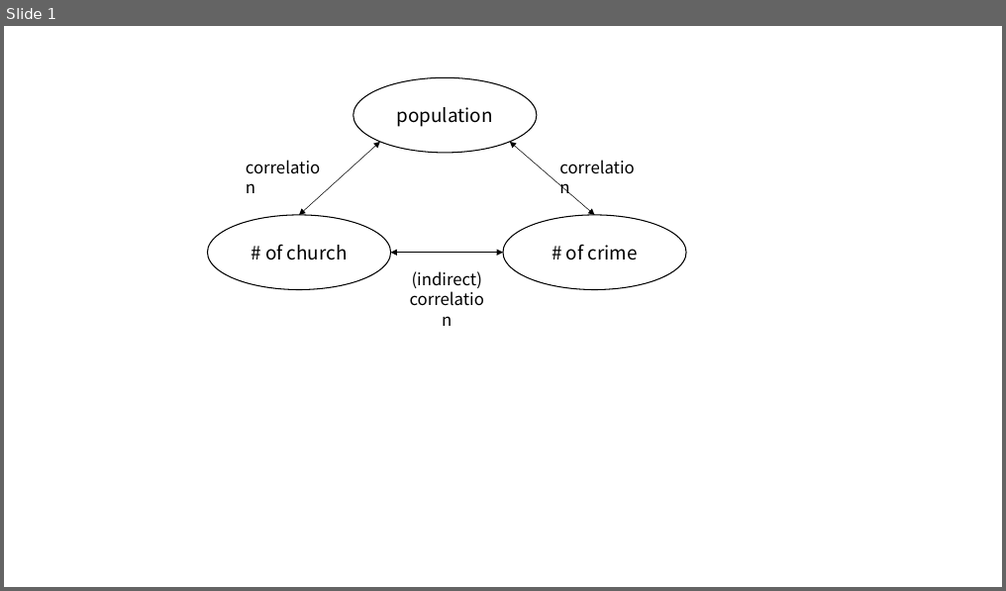
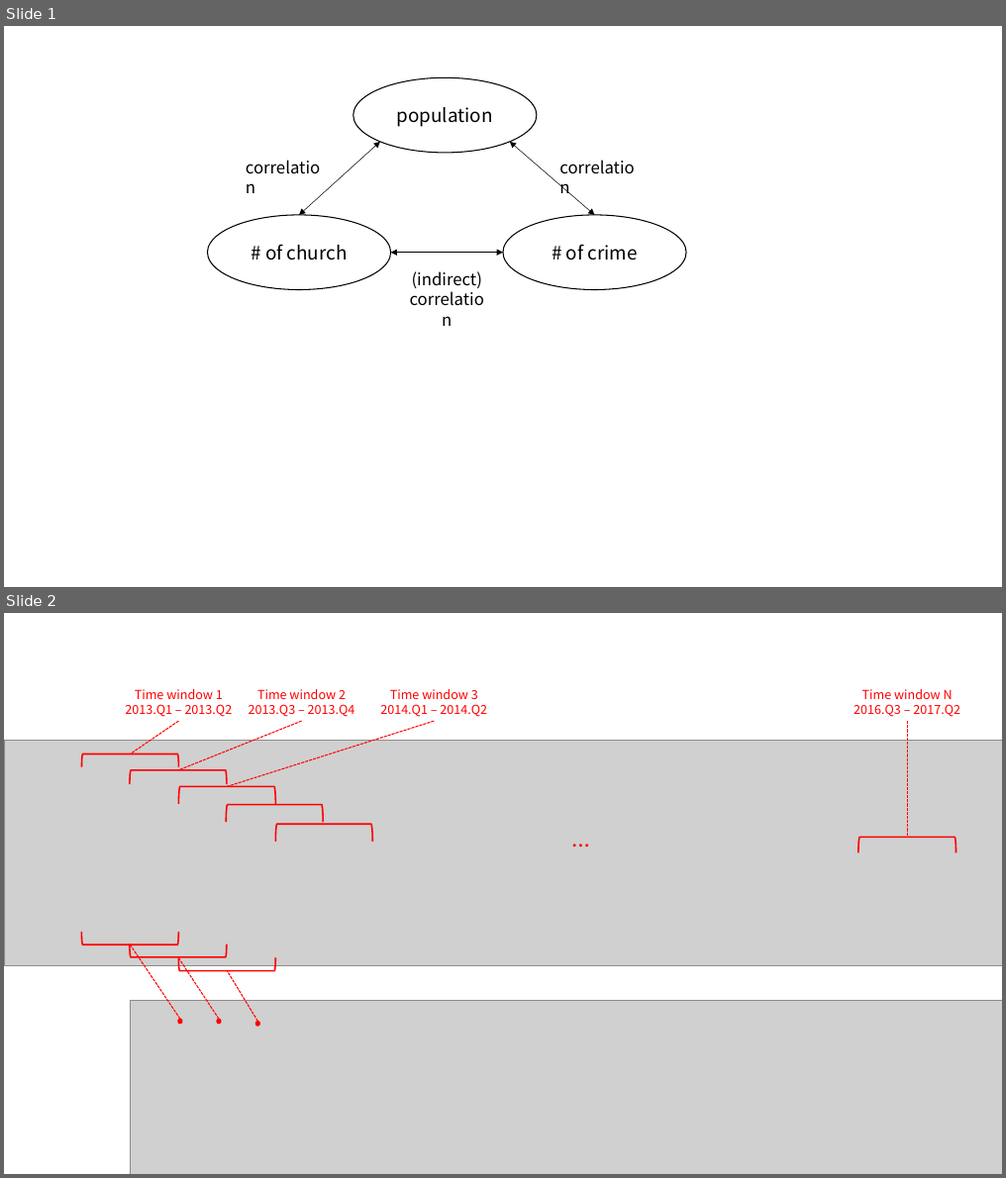
Before and after one commit to LichtLab/Sparse_Modeling, a slide deck: graphical_lasso_store_purchase_history/doc/memo.pptx. Shown one above the other, each under a label of ours: slide 1 before the commit, slides 1 and 2 after it. The pictures are 1006x591 and 1006x1178 pixels, drawn with LibreOffice and Linux fonts; fonts in the diff are those of the drawing; grey boxes stand for pictures. Boxes give left, top, right and bottom in pixels: in the first picture for what was removed or moved away, otherwise in the second. Text is boxed around its words. In the diff, an @@ line names an element or a change of style, - is before the commit and + after.

```diff
--- a/graphical_lasso_store_purchase_history/doc/memo.pptx
+++ b/graphical_lasso_store_purchase_history/doc/memo.pptx
@@ slide 2 added at [4,613,1002,1174], background #FFFFFF @@
@@ text added at [125,689,233,717], 12 pt, text #FF0000 @@
+Time window 1
+2013.Q1 – 2013.Q2
@@ text added at [249,689,355,717], 12 pt, text #FF0000 @@
+Time window 2
+2013.Q3 – 2013.Q4
@@ text added at [380,689,487,717], 12 pt, text #FF0000 @@
+Time window 3
+2014.Q1 – 2014.Q2
@@ text added at [853,689,960,717], 12 pt, text #FF0000 @@
+Time window N
+2016.Q3 – 2017.Q2
@@ line added from (178, 721) to (131, 755), #FF0000 1 pt dashed @@
@@ line added from (302, 721) to (178, 770), #FF0000 1 pt dashed @@
@@ line added from (435, 721) to (227, 786), #FF0000 1 pt dashed @@
@@ line added from (908, 721) to (908, 837), #FF0000 1 pt dashed @@
@@ picture added at [4,741,1002,966] @@
@@ left bracket added at [81,755,179,767], outline #FF0000 1.5 pt @@
@@ left bracket added at [130,770,227,785], outline #FF0000 1.5 pt @@
@@ left bracket added at [178,787,275,804], outline #FF0000 1.5 pt @@
@@ left bracket added at [226,805,324,822], outline #FF0000 1.5 pt @@
@@ left bracket added at [275,825,372,842], outline #FF0000 1.5 pt @@
@@ text added at [564,831,598,861], 18 pt, text #FF0000, bold @@
+…
@@ left bracket added at [858,837,955,853], outline #FF0000 1.5 pt @@
@@ left bracket added at [81,933,179,945], outline #FF0000 1.5 pt @@
@@ left bracket added at [130,945,227,958], outline #FF0000 1.5 pt @@
@@ line added from (180, 1020) to (131, 945), #FF0000 1 pt dashed @@
@@ left bracket added at [178,959,275,971], outline #FF0000 1.5 pt @@
@@ line added from (219, 1020) to (178, 958), #FF0000 1 pt dashed @@
@@ line added from (257, 1022) to (227, 970), #FF0000 1 pt dashed @@
@@ picture added at [130,1001,1002,1174] @@
@@ ellipse added at [178,1020,182,1024], fill #FF0000, outline #FF0000 1 pt @@
@@ ellipse added at [217,1020,221,1024], fill #FF0000, outline #FF0000 1 pt @@
@@ ellipse added at [255,1022,259,1026], fill #FF0000, outline #FF0000 1 pt @@
```
Also in this commit, not shown: 6 other files.
